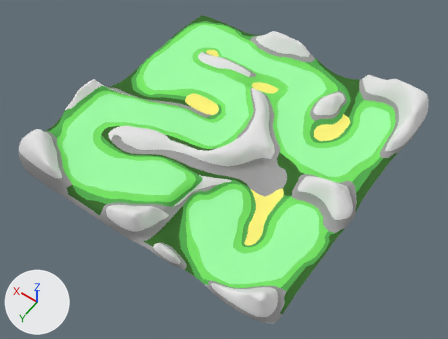
One commit to the Blender file Assets/Scenes/map.blend: the scene before it, then after it.
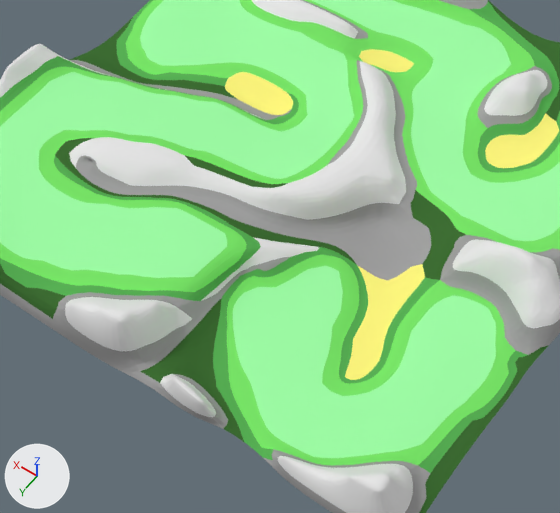
There are two pictures of each version: one whole from a 50 mm lens placed at (-76.3, 110.6, 163.0), pointed at (-4.5, 10.1, 5.1), one close up on the part from 17% to 78% of the width and 17% to 92% of the height. The lights are fixed; the arrows at lower left show +X, +Y and +Z.

The first close-up shows 'sand.001'.
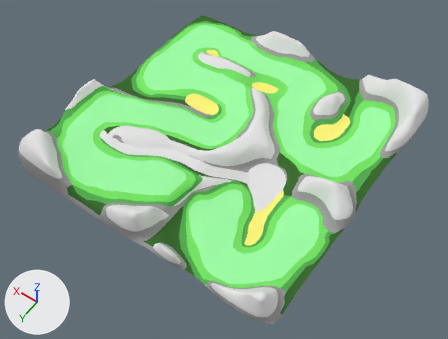
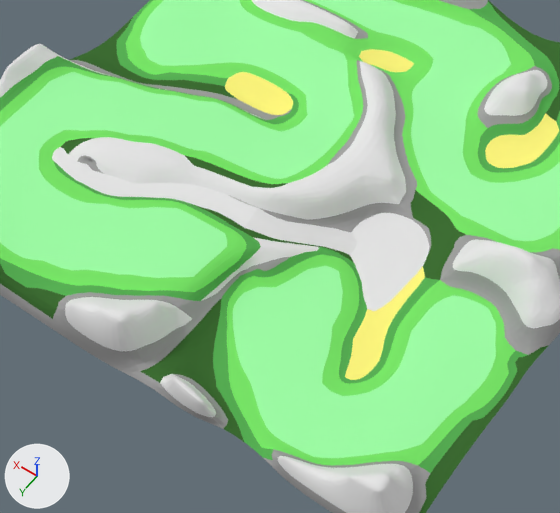
Where the newer file only moved an object's origin or applied its transform, the numbers keep the older frame.

Where the change shows, as pixel boxes [x1, y1, x2, y2] in the close-ups (560 x 513 px):
'Water Stream', added
    after: [52, 147, 358, 255]
'Pond', added
    after: [350, 213, 430, 311]

The change, as a list of edits to the scene's bpy script:
```text
Add me_cube_001:
    me_cube_001.from_pydata(...)  # 44 vertices, 22 faces; spans x -24.9..-12.1, y 0.4..18.7, z 7.1
Add me_cube:
    me_cube.from_pydata(...)  # 58 vertices, 58 faces; spans x -14.7..32.6, y 7.5..29.4, z 5.1..13.6
Add ob_pond:
    ob_pond = bpy.data.objects.new('Pond', me_cube_001)
    ob_pond.location = (0.0, 0.0, 0.0)
Add ob_water_stream:
    ob_water_stream = bpy.data.objects.new('Water Stream', me_cube)
    ob_water_stream.location = (0.0, 0.0, 0.0)
```
